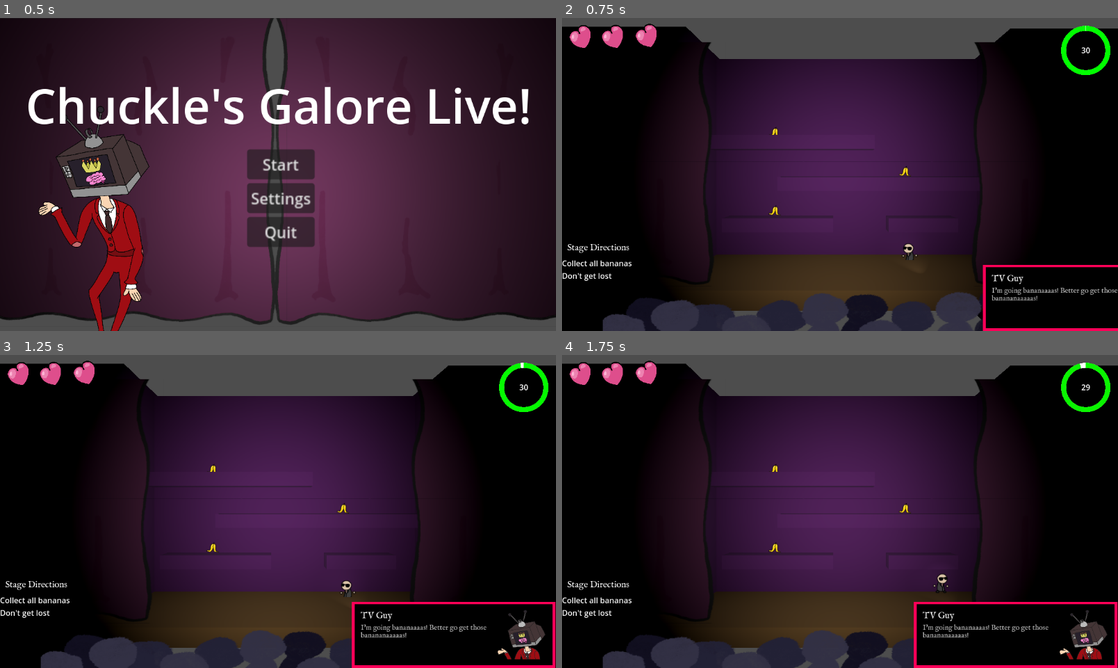
Above: before the commit, frames 1-4 (two rows, left to right).
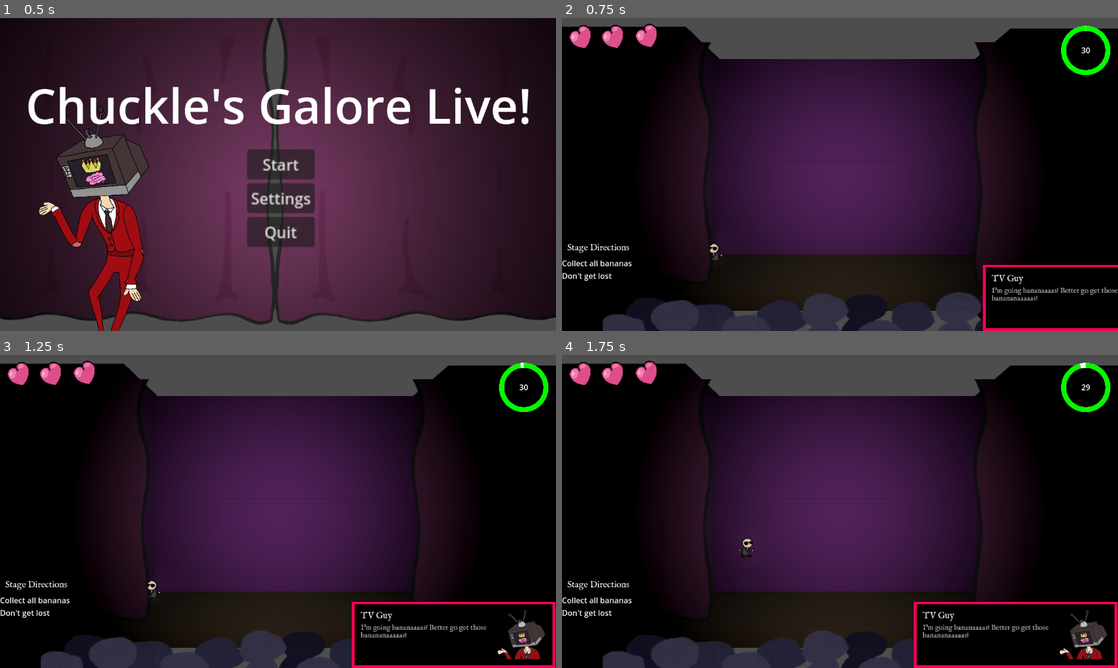
Above: after the commit, the same moments.

Repository: Dolphcode/ggj-2024
Game: Godot game, scene res://start_menu.tscn
The game is run twice, just before and just after one commit, with the same random seed, the same clock (stepped at 60 frames per second) and the same inputs. The engine's default icon, where the game draws it, is replaced by a stand-in: a white triangle on a blue panel in a dark square.
Inputs:
- Up to frame 1 (0.5 s): no input
- Up to frame 2 (0.75 s): click "Start" at 0.5 s
- Up to frame 3 (1.25 s): no input
- Up to frame 4 (1.75 s): tap Enter at 1.25 s; hold D (right) from 1.28 s (still down); tap Space (jump) at 1.52 s

Frame 1 is identical in both runs. In frame 2, 5.2% of the frame differs, in the area x 26-71%, y 34-94%; in frame 3, 4.7%; in frame 4, 4.8%.
Error after the commit: Attempt to call function 'get_as_text' in base 'null instance' on a null instance. (res://Scripts/Levels/stage_base.gd:30)

Commit message:
Prepare to merge

Diff:
--- a/Scenes/stage.tscn
+++ b/Scenes/stage.tscn
@@ -3,7 +3,7 @@
 [ext_resource type="Texture2D" uid="uid://d13xu7d56j0bq" path="res://Assets/Sprites/Crowd.png" id="1_1m2o6"]
 
 [sub_resource type="StandardMaterial3D" id="StandardMaterial3D_tki6t"]
-albedo_color = Color(0.388235, 0.27451, 0.121569, 1)
+albedo_color = Color(0.176471, 0.117647, 0.0352941, 1)
 
 [sub_resource type="BoxShape3D" id="BoxShape3D_ikobu"]
 
Not shown, changed: Assets/Grid Info/sample2.txt
